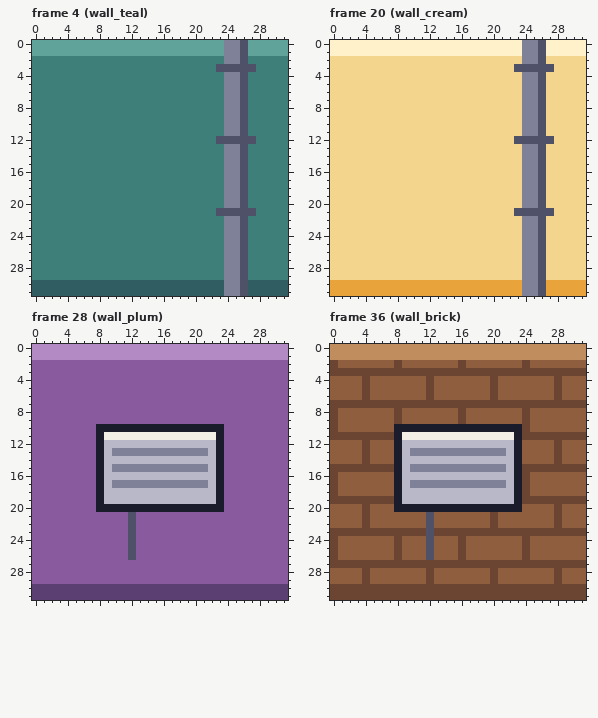
Pixel-art file, stored at art/walls.aseprite. The picture above is the old version.
32x32 pixels, 168 frames. Shown: frame 4 (wall_teal), frame 20 (wall_cream), frame 28 (wall_plum), frame 36 (wall_brick). The commit also changed other frames, which this record leaves out.
Once edited:
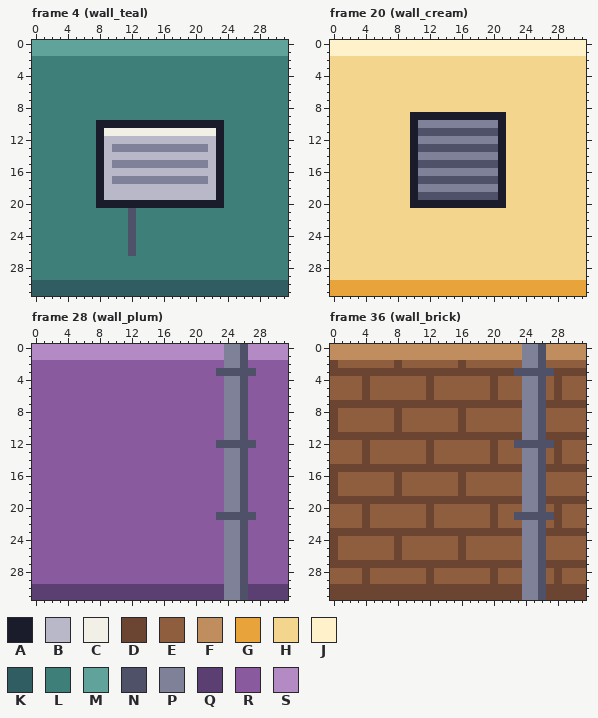
Palette (. is transparent): A #1a1c2c  B #b8b8c8  C #f2efe6  D #6b4432  E #8f5e3e  F #c08e5e  G #e8a33b  H #f4d58d  J #fff1c9  K #2f5d62  L #3f7f7a  M #5fa39a  N #4f5168  P #7f8198  Q #5b3f73  R #8a5a9e  S #b48ac4
Change:
Changed rows in their new state; - is an unchanged pixel.
Frame 4 (wall_teal):
first column x 8:
 0 ----------------MMM-
 1 ----------------MMM-
 2 ----------------LLL-
 3 ---------------LLLLL
 4 ----------------LLL-
 5 ----------------LLL-
 6 ----------------LLL-
 7 ----------------LLL-
 8 ----------------LLL-
 9 ----------------LLL-
10 AAAAAAAAAAAAAAAALLL-
11 ACCCCCCCCCCCCCCALLL-
12 ABBBBBBBBBBBBBBALLLL
13 ABPPPPPPPPPPPPBALLL-
14 ABBBBBBBBBBBBBBALLL-
15 ABPPPPPPPPPPPPBALLL-
16 ABBBBBBBBBBBBBBALLL-
17 ABPPPPPPPPPPPPBALLL-
18 ABBBBBBBBBBBBBBALLL-
19 ABBBBBBBBBBBBBBALLL-
20 AAAAAAAAAAAAAAAALLL-
21 ----N----------LLLLL
22 ----N-----------LLL-
23 ----N-----------LLL-
24 ----N-----------LLL-
25 ----N-----------LLL-
26 ----N-----------LLL-
27 ----------------LLL-
28 ----------------LLL-
29 ----------------LLL-
30 ----------------KKK-
31 ----------------KKK-
Frame 20 (wall_cream):
first column x 10:
 0 --------------JJJ-
 1 --------------JJJ-
 2 --------------HHH-
 3 -------------HHHHH
 4 --------------HHH-
 5 --------------HHH-
 6 --------------HHH-
 7 --------------HHH-
 8 --------------HHH-
 9 AAAAAAAAAAAA--HHH-
10 APPPPPPPPPPA--HHH-
11 ANNNNNNNNNNA--HHH-
12 APPPPPPPPPPA-HHHHH
13 ANNNNNNNNNNA--HHH-
14 APPPPPPPPPPA--HHH-
15 ANNNNNNNNNNA--HHH-
16 APPPPPPPPPPA--HHH-
17 ANNNNNNNNNNA--HHH-
18 APPPPPPPPPPA--HHH-
19 ANNNNNNNNNNA--HHH-
20 AAAAAAAAAAAA--HHH-
21 -------------HHHHH
22 --------------HHH-
23 --------------HHH-
24 --------------HHH-
25 --------------HHH-
26 --------------HHH-
27 --------------HHH-
28 --------------HHH-
29 --------------HHH-
30 --------------GGG-
31 --------------GGG-
Frame 28 (wall_plum):
first column x 8:
 0 ----------------PPN-
 1 ----------------PPN-
 2 ----------------PPN-
 3 ---------------NNNNN
 4 ----------------PPN-
 5 ----------------PPN-
 6 ----------------PPN-
 7 ----------------PPN-
 8 ----------------PPN-
 9 ----------------PPN-
10 RRRRRRRRRRRRRRRRPPN-
11 RRRRRRRRRRRRRRRRPPN-
12 RRRRRRRRRRRRRRRNNNNN
13 RRRRRRRRRRRRRRRRPPN-
14 RRRRRRRRRRRRRRRRPPN-
15 RRRRRRRRRRRRRRRRPPN-
16 RRRRRRRRRRRRRRRRPPN-
17 RRRRRRRRRRRRRRRRPPN-
18 RRRRRRRRRRRRRRRRPPN-
19 RRRRRRRRRRRRRRRRPPN-
20 RRRRRRRRRRRRRRRRPPN-
21 ----R----------NNNNN
22 ----R-----------PPN-
23 ----R-----------PPN-
24 ----R-----------PPN-
25 ----R-----------PPN-
26 ----R-----------PPN-
27 ----------------PPN-
28 ----------------PPN-
29 ----------------PPN-
30 ----------------PPN-
31 ----------------PPN-
Frame 36 (wall_brick):
first column x 8:
 0 ----------------PPN-
 1 ----------------PPN-
 2 ----------------PPN-
 3 ---------------NNNNN
 4 ----------------PPN-
 5 ----------------PPN-
 6 ----------------PPN-
 7 ----------------PPN-
 8 ----------------PPN-
 9 ----------------PPN-
10 DEEEEEEEDEEEEEEEPPN-
11 DDDDDDDDDDDDDDDDPPN-
12 EEEEDEEEEEEEDEENNNNN
13 EEEEDEEEEEEEDEEEPPN-
14 EEEEDEEEEEEEDEEEPPN-
15 DDDDDDDDDDDDDDDDPPN-
16 DEEEEEEEDEEEEEEEPPN-
17 DEEEEEEEDEEEEEEEPPN-
18 DEEEEEEEDEEEEEEEPPN-
19 DDDDDDDDDDDDDDDDPPN-
20 EEEEDEEEEEEEDEEEPPN-
21 ----D----------NNNNN
22 ----D-----------PPN-
23 ----D-----------PPN-
24 ----E-----------PPN-
25 ----E-----------PPN-
26 ----E-----------PPN-
27 ----------------PPN-
28 ----------------PPN-
29 ----------------PPN-
30 ----------------PPN-
31 ----------------PPN-
Pixel boxes of the changes (left, top, right, bottom) in both pictures:
changed: (96, 40, 256, 296)
changed: (410, 40, 554, 296)
changed: (96, 344, 256, 600)
changed: (394, 344, 554, 600)
